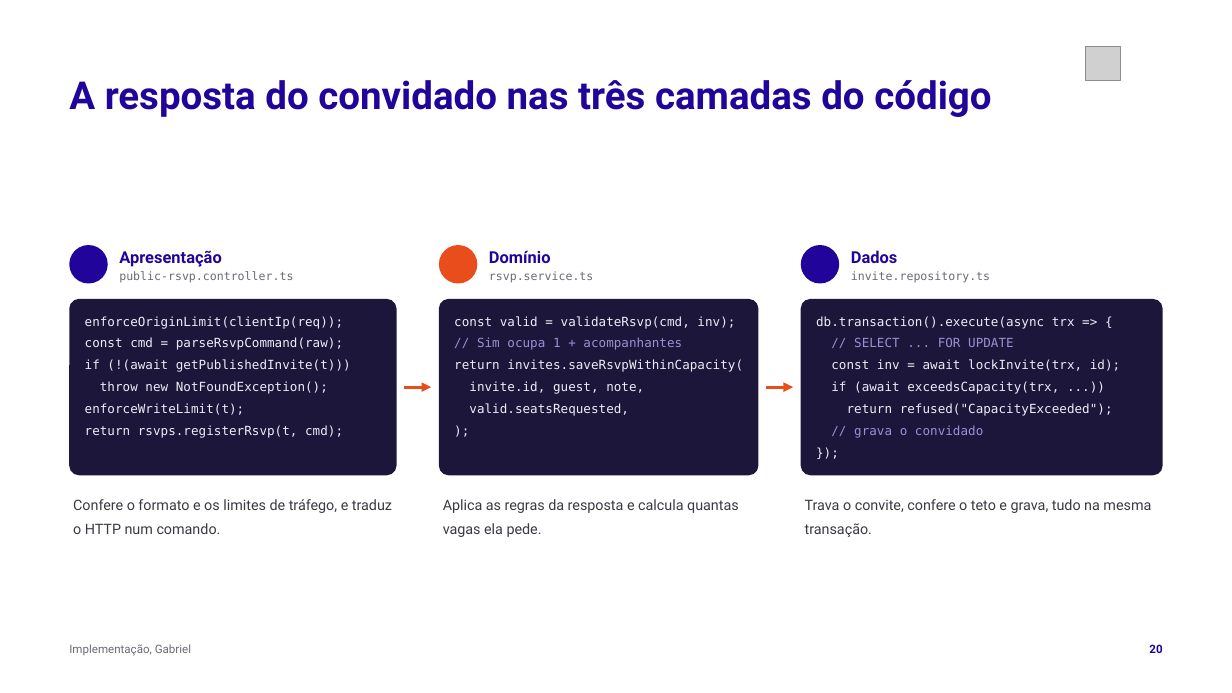
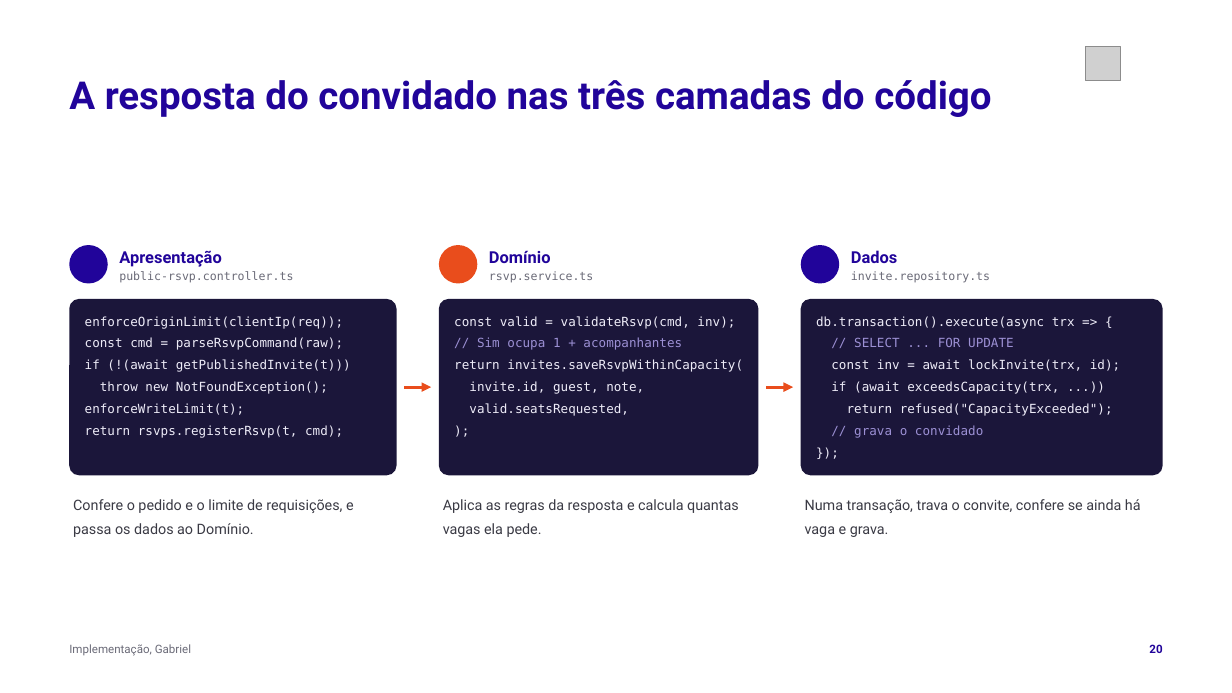
Before and after one commit to tcpassos/invite-app, a slide deck: slide 20 of trabalhos/T4-Pitch-Final.pptx. Drawn at 1232x693 pixels with LibreOffice and Linux fonts; fonts in the diff are those of the drawing; grey boxes stand for pictures; background and template pictures are left out. Boxes give left, top, right and bottom in pixels: in the first picture for what was removed or moved away, otherwise in the second. Text is boxed around its words. In the diff, an @@ line names an element or a change of style, - is before the commit and + after.

```diff
--- a/trabalhos/T4-Pitch-Final.pptx
+++ b/trabalhos/T4-Pitch-Final.pptx
@@ text at box(73, 499, 354, 537): text changed @@
-Confere o formato e os limites de tráfego, e traduz o HTTP num comando.
+Confere o pedido e o limite de requisições, e passa os dados ao Domínio.
@@ text at box(805, 499, 1141, 537): text changed @@
-Trava o convite, confere o teto e grava, tudo na mesma transação.
+Numa transação, trava o convite, confere se ainda há vaga e grava.
```
Also in this commit, not shown: 13 other slides changed, 3 other files.
